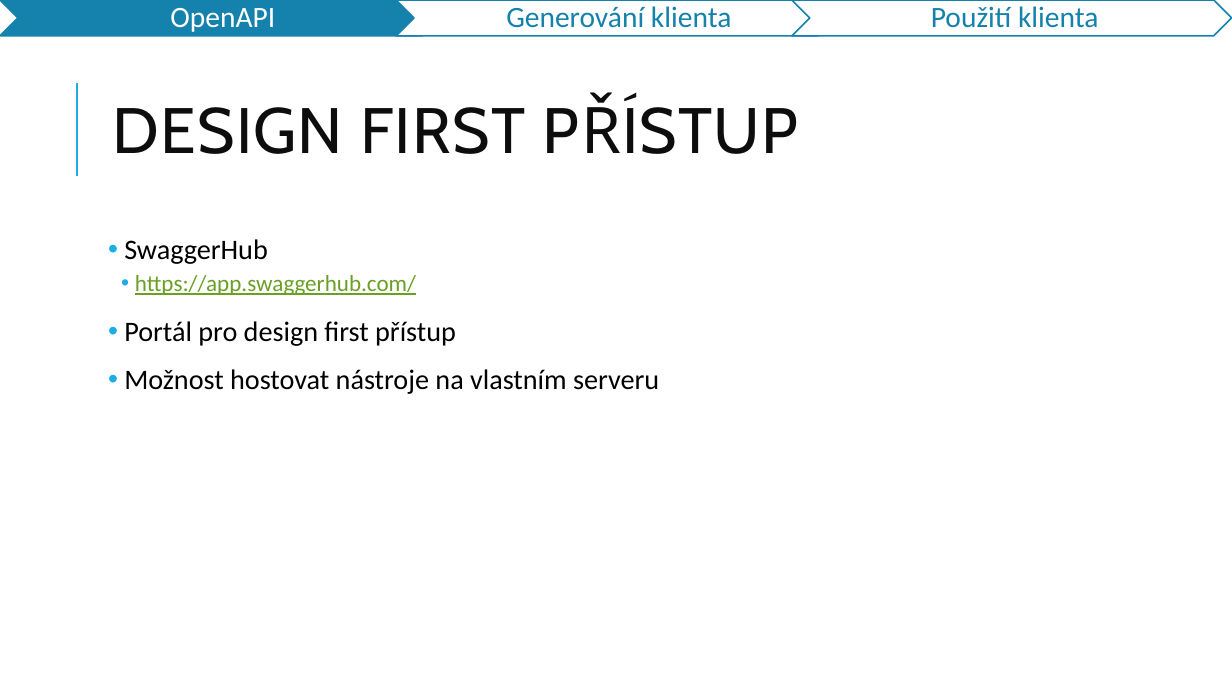
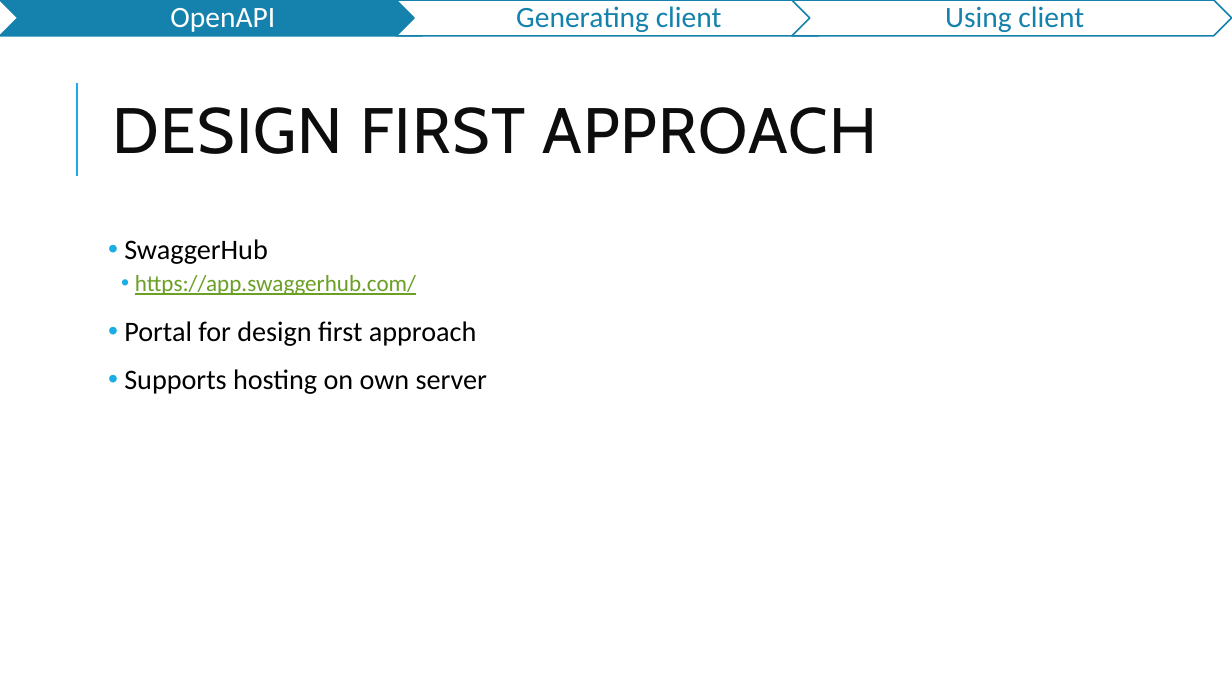
Before and after one commit to jasho/pv239-maui, a slide deck: slide 8 of 06_API/PV239-Xamarin-06_API.pptx. Drawn at 1232x693 pixels with LibreOffice and Linux fonts; fonts in the diff are those of the drawing. Boxes give left, top, right and bottom in pixels: in the first picture for what was removed or moved away, otherwise in the second. Text is boxed around its words. In the diff, an @@ line names an element or a change of style, - is before the commit and + after.

```diff
--- a/06_API/PV239-Xamarin-06_API.pptx
+++ b/06_API/PV239-Xamarin-06_API.pptx
@@ text at <box>516,6,722,32</box>: text changed @@
-Generování klienta
+Generating client
@@ text at <box>945,6,1084,32</box>: text changed @@
-Použití klienta
+Using client
@@ title at <box>113,107,877,154</box>: text changed @@
-DESIGN FIRST PŘÍSTUP
+DESIGN FIRST APPROACH
@@ text at <box>124,321,487,394</box>: text changed @@
-• Portál pro design first přístup
-• Možnost hostovat nástroje na vlastním serveru
+• Portal for design first approach
+• Supports hosting on own server
```
Also in this commit, not shown: 18 other slides changed, 3 slides removed, 1 other file.
